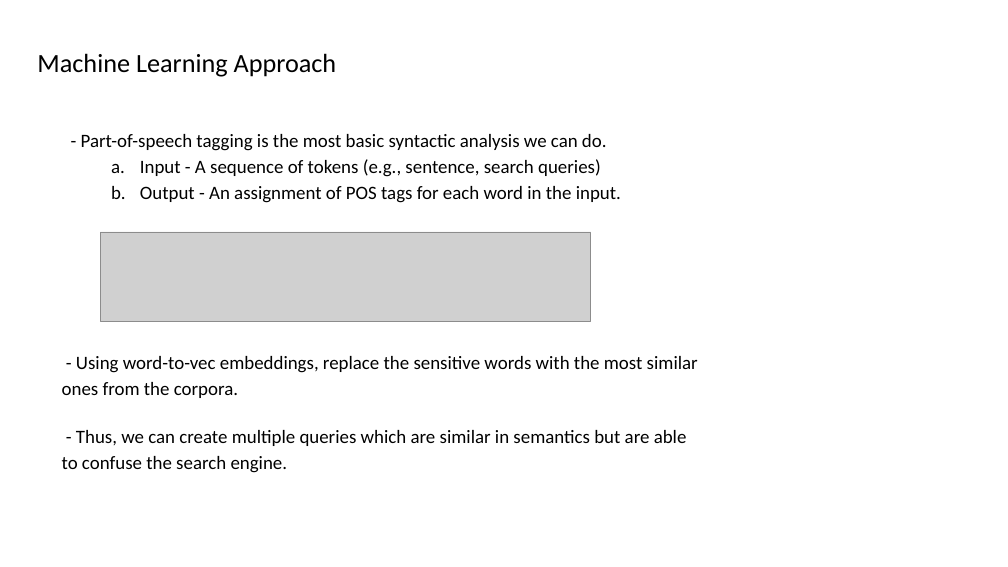
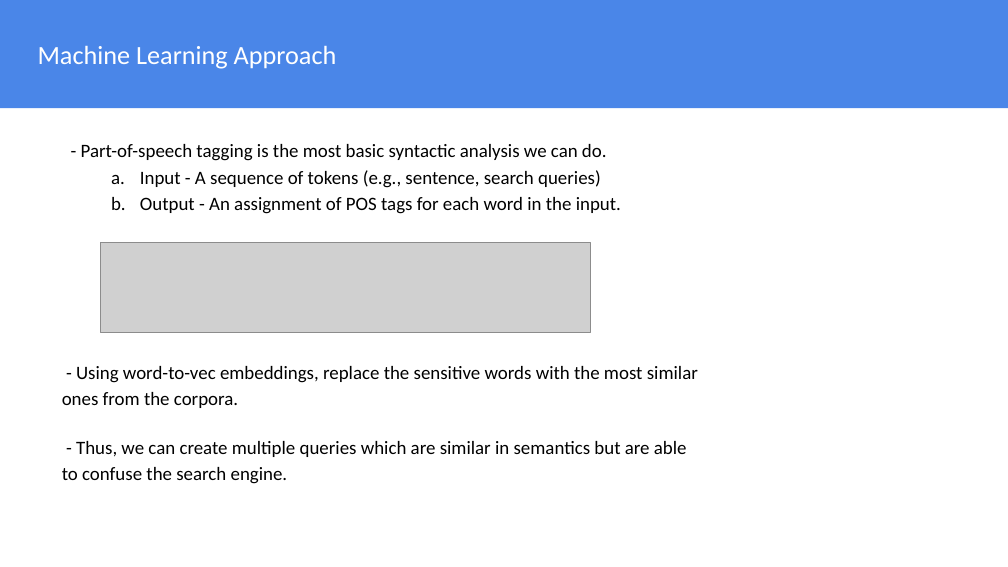
Before and after one commit to JayLohokare/who-am-I, a slide deck: slide 13 of Who am I.pptx. Drawn at 1008x567 pixels with LibreOffice and Linux fonts; fonts in the diff are those of the drawing; grey boxes stand for pictures. Boxes give left, top, right and bottom in pixels: in the first picture for what was removed or moved away, otherwise in the second. Text is boxed around its words. In the diff, an @@ line names an element or a change of style, - is before the commit and + after.

```diff
--- a/Who am I.pptx
+++ b/Who am I.pptx
@@ rectangle added at <box>0,0,1008,108</box>, fill #4A86E8 @@
@@ text "Machine Learning Approach": place and size @@
-text "Machine Learning Approach" at <box>37,53,337,77</box>
+text "Machine Learning Approach" at <box>38,46,337,69</box>
@@ text "Machine Learning Approach" at <box>38,46,337,69</box>: text colour #000000 to #FFFFFF @@
@@ text "- Using word-to-vec embeddings, replace ..." at <box>62,366,698,408</box>: less space between paragraphs @@
@@ 3 texts, 1 picture: place and size @@
-3 texts, 1 picture at <box>62,134,698,473</box>
+3 texts, 1 picture at <box>62,144,698,484</box>
@@ text "- Thus, we can create ..." at <box>62,441,687,484</box>: less space between paragraphs @@
```
Also in this commit, not shown: 19 other slides changed.
